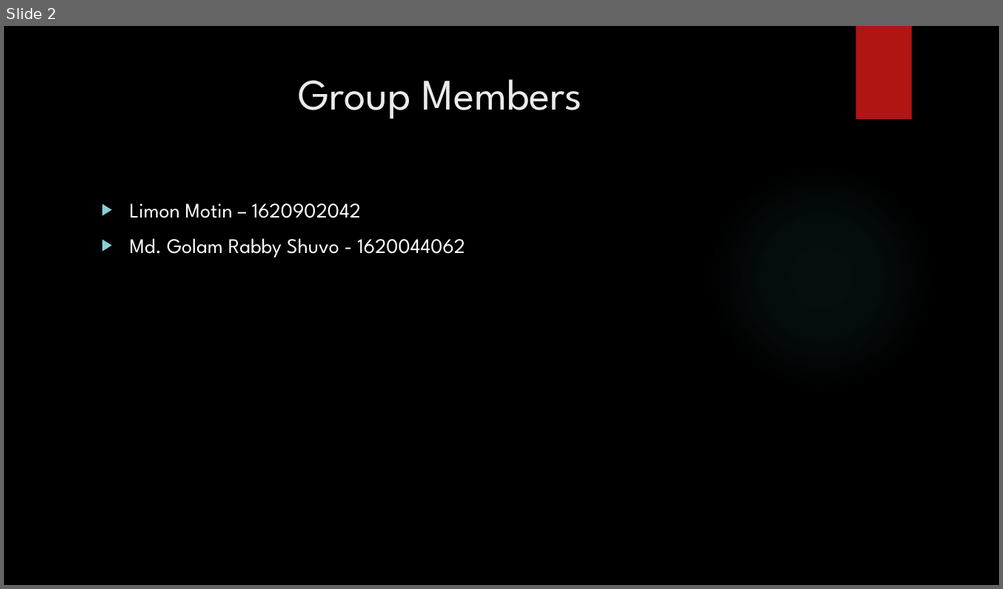
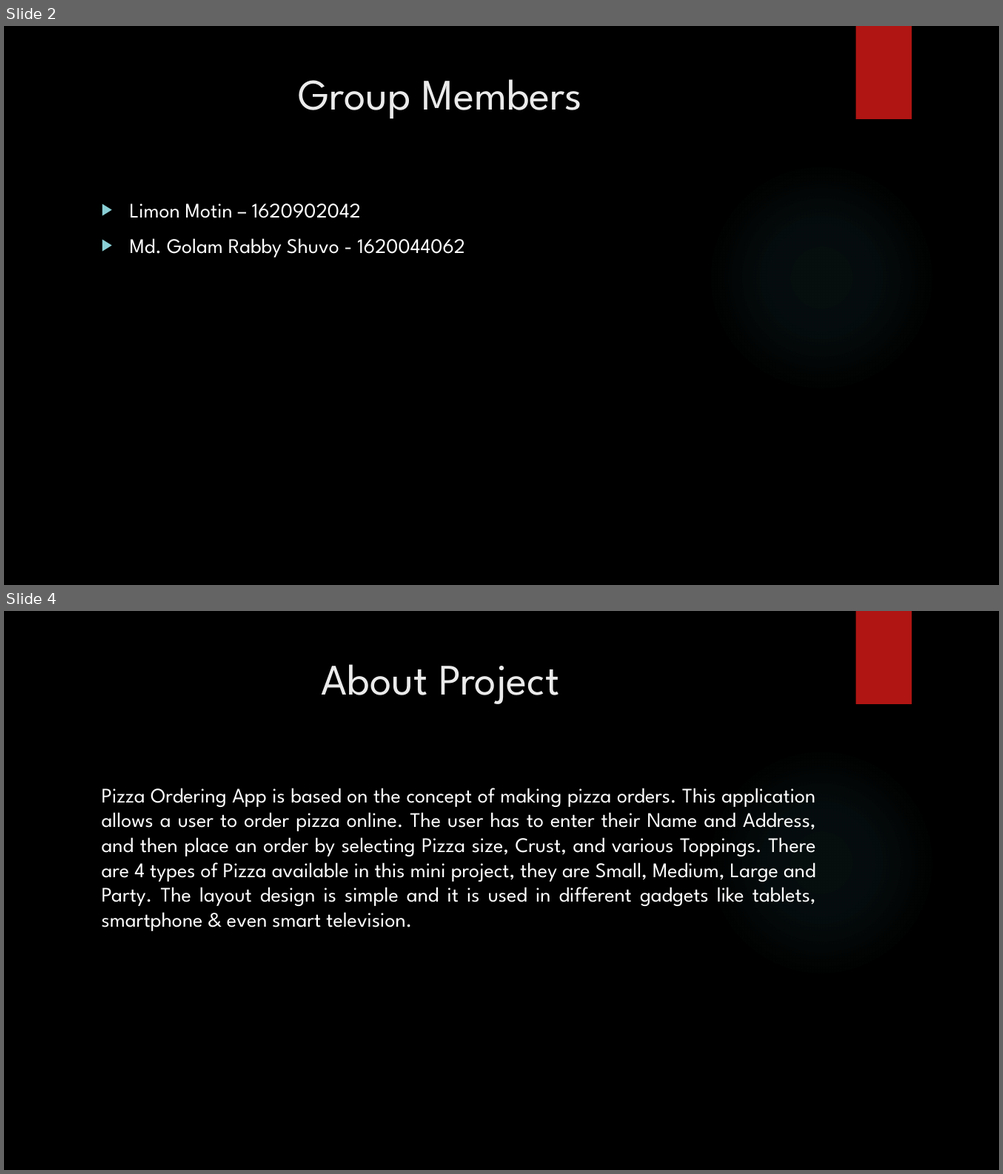
Before and after one commit to nsuspring2019cse299sec4/Group-7, a slide deck: Project Idea.pptx. Shown one above the other, each under a label of ours: slide 2 before the commit, slides 2 and 4 after it; the slides between them are not shown. The pictures are 1003x589 and 1003x1174 pixels, drawn with LibreOffice and Linux fonts; fonts in the diff are those of the drawing; background and template pictures are left out. Boxes give left, top, right and bottom in pixels: in the first picture for what was removed or moved away, otherwise in the second. Text is boxed around its words. In the diff, an @@ line names an element or a change of style, - is before the commit and + after.

```diff
--- a/Project Idea.pptx
+++ b/Project Idea.pptx
@@ slide 4 added at [4,611,999,1170], background picture (left out); not listed: 2 template elements that a slide beside it also shows @@
@@ title added at [321,664,559,704], 42 pt, text #EBEBEB @@
+About Project
@@ text added at [102,788,816,931], 20 pt, text #FFFFFF @@
+Pizza Ordering App is based on the concept of making pizza orders. This application allows a user to order pizza online. The user has to enter their Name and Address, and then place an order by selecting Pizza size, Crust, and various Toppings. There are 4 types of Pizza available in this mini project, they are Small, Medium, Large and Party. The layout design is simple and it is used in different gadgets like tablets, smartphone & even smart television.
```
Also in this commit, not shown: 1 slide changed, 2 other slides added.
